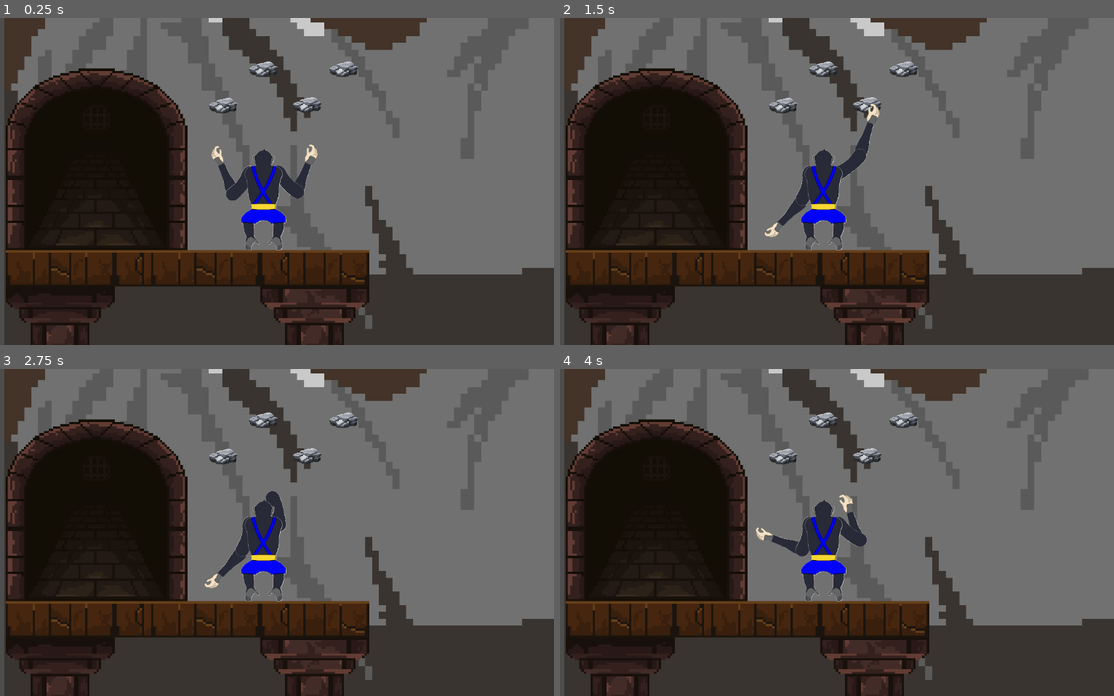
Above: before the commit, frames 1-4 (two rows, left to right).
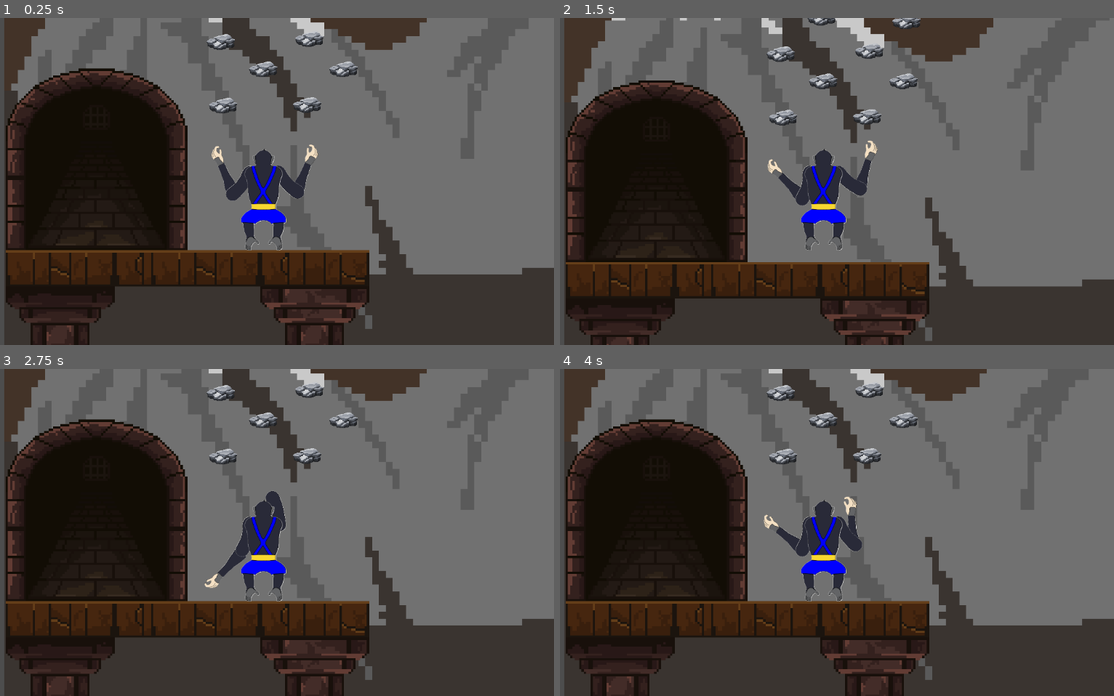
Above: after the commit, the same moments.

Repository: Igg2000/Juego_Escalada
Game: Godot game, scene res://scenes/mapa1.tscn
Same seed, same stepped clock (60 frames per second), same inputs: the game is played once before the commit and once after it.
Inputs:
- Up to frame 1 (0.25 s): no input
- Up to frame 2 (1.5 s): tap Enter at 0.5 s; hold Space (agarre_derecho, bound only after the commit) 0.53-1.28 s; hold I 0.53-1.28 s; hold S from 1.28 s (still down); tap K at 1.35 s
- Up to frame 3 (2.75 s): release S at 2.03 s; hold Space (agarre_derecho, bound only after the commit) from 2.03 s (still down); hold J from 2.03 s (still down)
- Up to frame 4 (4 s): release Space (agarre_derecho, bound only after the commit) at 2.78 s; release J at 2.78 s; hold W 2.78-3.53 s; tap L at 2.85 s; hold Shift (agarre_izquierdo, bound only after the commit) from 3.53 s (still down); hold I from 3.53 s (still down)

The runs differ from the first frame. In frame 1, 0.3% of the frame differs, in the area x 37-59%, y 4-10%; in frame 2, 16%, in the area x 1-100%, y 0-100%; in frame 3, 0.3%; in frame 4, 0.8%.

Commit message:
v0.1.1
He hecho de 0 el agarre a las piedras, implementandolas en cada uno de los brazos en lugar de en el script de la piedra, esto ha solucionado la mayoría de los bugs que ocurrían a la hora de escalar, tambien he cambiado los brazos de sprite2d a animatedsprite2d para que cambiar la textura del brazo sea mas sencillo y comodo

Diff:
--- a/project.godot
+++ b/project.godot
@@ -18,3 +18,40 @@
 [display]
 
 window/stretch/mode="viewport"
+
+[global_group]
+
+Rock=""
+
+[input]
+
+a={
+"deadzone": 0.5,
+"events": [Object(InputEventKey,"resource_local_to_scene":false,"resource_name":"","device":-1,"window_id":0,"alt_pressed":false,"shift_pressed":false,"ctrl_pressed":false,"meta_pressed":false,"pressed":false,"keycode":0,"physical_keycode":65,"key_label":0,"unicode":97,"location":0,"echo":false,"script":null)
+]
+}
+w={
+"deadzone": 0.5,
+"events": [Object(InputEventKey,"resource_local_to_scene":false,"resource_name":"","device":-1,"window_id":0,"alt_pressed":false,"shift_pressed":false,"ctrl_pressed":false,"meta_pressed":false,"pressed":false,"keycode":0,"physical_keycode":87,"key_label":0,"unicode":119,"location":0,"echo":false,"script":null)
+]
+}
+d={
+"deadzone": 0.5,
+"events": [Object(InputEventKey,"resource_local_to_scene":false,"resource_name":"","device":-1,"window_id":0,"alt_pressed":false,"shift_pressed":false,"ctrl_pressed":false,"meta_pressed":false,"pressed":false,"keycode":0,"physical_keycode":68,"key_label":0,"unicode":100,"location":0,"echo":false,"script":null)
+]
+}
+s={
+"deadzone": 0.5,
+"events": [Object(InputEventKey,"resource_local_to_scene":false,"resource_name":"","device":-1,"window_id":0,"alt_pressed":false,"shift_pressed":false,"ctrl_pressed":false,"meta_pressed":false,"pressed":false,"keycode":0,"physical_keycode":83,"key_label":0,"unicode":115,"location":0,"echo":false,"script":null)
+]
+}
+agarre_izquierdo={
+"deadzone": 0.5,
+"events": [Object(InputEventKey,"resource_local_to_scene":false,"resource_name":"","device":-1,"window_id":0,"alt_pressed":false,"shift_pressed":false,"ctrl_pressed":false,"meta_pressed":false,"pressed":false,"keycode":0,"physical_keycode":4194325,"key_label":0,"unicode":0,"location":0,"echo":false,"script":null)
+]
+}
+agarre_derecho={
+"deadzone": 0.5,
+"events": [Object(InputEventKey,"resource_local_to_scene":false,"resource_name":"","device":-1,"window_id":0,"alt_pressed":false,"shift_pressed":false,"ctrl_pressed":false,"meta_pressed":false,"pressed":false,"keycode":0,"physical_keycode":32,"key_label":0,"unicode":32,"location":0,"echo":false,"script":null)
+]
+}
--- a/scenes/jugador.tscn
+++ b/scenes/jugador.tscn
@@ -1,15 +1,45 @@
-[gd_scene load_steps=17 format=3 uid="uid://bofke32sctxnq"]
+[gd_scene load_steps=21 format=3 uid="uid://bofke32sctxnq"]
 
 [ext_resource type="Script" path="res://scripts/jugador.gd" id="1_ibhag"]
 [ext_resource type="Texture2D" uid="uid://yvakmfb0gvqd" path="res://assets/character/antebrazoDA_v2.png" id="1_lu4vh"]
 [ext_resource type="Script" path="res://scripts/mano_derecha_ik.gd" id="2_2j5uy"]
 [ext_resource type="Texture2D" uid="uid://bsqlgw6wp6vy5" path="res://assets/character/antebrazoIA_v2.png" id="2_g37r3"]
 [ext_resource type="Texture2D" uid="uid://b2ac7xhvx30ah" path="res://assets/character/brazoD.png" id="3_5343f"]
+[ext_resource type="Texture2D" uid="uid://cdr4qiff2xyyl" path="res://assets/character/antebrazoDC.png" id="3_kv5ig"]
 [ext_resource type="Script" path="res://scripts/mano_izquierda_ik.gd" id="3_swlmf"]
 [ext_resource type="Texture2D" uid="uid://v5yc8wfd0tcn" path="res://assets/character/brazoI.png" id="4_l3mph"]
+[ext_resource type="Texture2D" uid="uid://cxvgfa0bxuf04" path="res://assets/character/antebrazoIC.png" id="5_8j4u5"]
 [ext_resource type="Texture2D" uid="uid://dpn2spm04r5pg" path="res://assets/character/posNormal.png" id="5_28xov"]
 
+[sub_resource type="SpriteFrames" id="SpriteFrames_gelso"]
+animations = [{
+"frames": [{
+"duration": 1.0,
+"texture": ExtResource("1_lu4vh")
+}, {
+"duration": 1.0,
+"texture": ExtResource("3_kv5ig")
+}],
+"loop": true,
+"name": &"agarre",
+"speed": 1.0
+}]
+
 [sub_resource type="CapsuleShape2D" id="CapsuleShape2D_ep8sc"]
+
+[sub_resource type="SpriteFrames" id="SpriteFrames_nb7of"]
+animations = [{
+"frames": [{
+"duration": 1.0,
+"texture": ExtResource("2_g37r3")
+}, {
+"duration": 1.0,
+"texture": ExtResource("5_8j4u5")
+}],
+"loop": true,
+"name": &"agarre",
+"speed": 1.0
+}]
 
 [sub_resource type="CapsuleShape2D" id="CapsuleShape2D_o418e"]
 radius = 8.97632
@@ -105,11 +135,13 @@
 
 [node name="base" type="Node2D" parent="."]
 
-[node name="AntebrazoDc" type="Sprite2D" parent="base" groups=["AntebrazoDc"]]
-position = Vector2(73.061, -52.5255)
-rotation = 0.0402863
+[node name="AntebrazoDc" type="AnimatedSprite2D" parent="base" groups=["AntebrazoDc"]]
+position = Vector2(73.0603, -52.5256)
+rotation = 0.0403124
 scale = Vector2(0.349745, 0.349745)
-texture = ExtResource("1_lu4vh")
+sprite_frames = SubResource("SpriteFrames_gelso")
+animation = &"agarre"
+frame_progress = 0.241292
 
 [node name="Area2D" type="Area2D" parent="base/AntebrazoDc" groups=["AntebrazoDc"]]
 collision_layer = 2
@@ -119,11 +151,13 @@
 scale = Vector2(3.50019, 3.50019)
 shape = SubResource("CapsuleShape2D_ep8sc")
 
-[node name="AntebrazoIc" type="Sprite2D" parent="base" groups=["AntebrazoIc"]]
-position = Vector2(-70.138, -57.5363)
-rotation = 0.0093019
-scale = Vector2(0.350067, 0.350067)
-texture = ExtResource("2_g37r3")
+[node name="AntebrazoIc" type="AnimatedSprite2D" parent="base" groups=["AntebrazoIc"]]
+position = Vector2(-70.1416, -57.5358)
+rotation = 0.00948191
+scale = Vector2(0.350074, 0.350074)
+sprite_frames = SubResource("SpriteFrames_nb7of")
+animation = &"agarre"
+frame_progress = 0.508256
 
 [node name="Area2D" type="Area2D" parent="base/AntebrazoIc" groups=["AntebrazoIc"]]
 collision_layer = 2
@@ -134,15 +168,15 @@
 shape = SubResource("CapsuleShape2D_o418e")
 
 [node name="BrazoD" type="Sprite2D" parent="base"]
-position = Vector2(44.2343, -14.7115)
-rotation = 1.49705
+position = Vector2(44.1198, -14.7218)
+rotation = 1.49727
 scale = Vector2(0.349945, 0.349945)
 texture = ExtResource("3_5343f")
 
 [node name="BrazoI" type="Sprite2D" parent="base"]
-position = Vector2(-40.8333, -18.1966)
-rotation = -1.50377
-scale = Vector2(0.349953, 0.349953)
+position = Vector2(-40.9493, -18.2197)
+rotation = -1.50438
+scale = Vector2(0.349954, 0.349954)
 texture = ExtResource("4_l3mph")
 
 [node name="TorsoNormal" type="Sprite2D" parent="base"]
@@ -294,6 +328,10 @@
 position = Vector2(-44, 121)
 shape = SubResource("SegmentShape2D_837uf")
 
+[connection signal="area_entered" from="base/AntebrazoDc/Area2D" to="IK/manoDerechaIK" method="_on_area_2d_area_entered"]
+[connection signal="area_exited" from="base/AntebrazoDc/Area2D" to="IK/manoDerechaIK" method="_on_area_2d_area_exited"]
+[connection signal="area_entered" from="base/AntebrazoIc/Area2D" to="IK/manoIzquierdaIK" method="_on_area_2d_area_entered"]
+[connection signal="area_exited" from="base/AntebrazoIc/Area2D" to="IK/manoIzquierdaIK" method="_on_area_2d_area_exited"]
 [connection signal="agarrado" from="IK/manoDerechaIK" to="." method="_on_mano_derecha_ik_agarrado"]
 [connection signal="soltado" from="IK/manoDerechaIK" to="." method="_on_mano_derecha_ik_soltado"]
 [connection signal="agarrado" from="IK/manoIzquierdaIK" to="." method="_on_mano_izquierda_ik_agarrado"]
--- a/scenes/mapa1.tscn
+++ b/scenes/mapa1.tscn
@@ -588,6 +588,24 @@
 [node name="Rock4" parent="Rocas" instance=ExtResource("4_aa7cn")]
 position = Vector2(442, 193)
 
+[node name="Rock5" parent="Rocas" instance=ExtResource("4_aa7cn")]
+position = Vector2(280, 157)
+
+[node name="Rock6" parent="Rocas" instance=ExtResource("4_aa7cn")]
+position = Vector2(397, 153)
+
+[node name="Rock7" parent="Rocas" instance=ExtResource("4_aa7cn")]
+position = Vector2(446, 114)
+
+[node name="Rock8" parent="Rocas" instance=ExtResource("4_aa7cn")]
+position = Vector2(334, 109)
+
+[node name="Rock9" parent="Rocas" instance=ExtResource("4_aa7cn")]
+position = Vector2(280, 72)
+
+[node name="Rock10" parent="Rocas" instance=ExtResource("4_aa7cn")]
+position = Vector2(401, 74)
+
 [node name="Rock2" parent="Rocas" instance=ExtResource("4_aa7cn")]
 position = Vector2(283, 241)
 
--- a/scenes/rock.tscn
+++ b/scenes/rock.tscn
@@ -1,32 +1,22 @@
-[gd_scene load_steps=8 format=3 uid="uid://demgjsxt28kw7"]
+[gd_scene load_steps=3 format=3 uid="uid://demgjsxt28kw7"]
 
-[ext_resource type="Script" path="res://scripts/rock.gd" id="1_a45p0"]
 [ext_resource type="Texture2D" uid="uid://spqisw6v3po3" path="res://assets/rocas/Pixel Art Rock Pile Pack/Rock Pile - SILVER -/Rock Pile 6 - SILVER - BIG.PNG" id="1_uycm3"]
-[ext_resource type="Texture2D" uid="uid://bsqlgw6wp6vy5" path="res://assets/character/antebrazoIA_v2.png" id="2_86r8o"]
-[ext_resource type="Texture2D" uid="uid://cxvgfa0bxuf04" path="res://assets/character/antebrazoIC.png" id="3_yqu57"]
-[ext_resource type="Texture2D" uid="uid://yvakmfb0gvqd" path="res://assets/character/antebrazoDA_v2.png" id="4_8ctj6"]
-[ext_resource type="Texture2D" uid="uid://cdr4qiff2xyyl" path="res://assets/character/antebrazoDC.png" id="5_g116f"]
 
 [sub_resource type="CapsuleShape2D" id="CapsuleShape2D_ahjwx"]
 radius = 12.989
 height = 34.1357
 
-[node name="Rock" type="Node2D"]
+[node name="Rock" type="Node2D" groups=["Rock"]]
 scale = Vector2(0.5, 0.5)
-script = ExtResource("1_a45p0")
-textura_normal_BrazoIz = ExtResource("2_86r8o")
-textura_agarrado_BrazoIz = ExtResource("3_yqu57")
-textura_normal_BrazoDr = ExtResource("4_8ctj6")
-textura_agarrado_BrazoDr = ExtResource("5_g116f")
 
-[node name="img_roca" type="Sprite2D" parent="."]
+[node name="img_roca" type="Sprite2D" parent="." groups=["Rock"]]
 texture_filter = 1
 texture = ExtResource("1_uycm3")
 
-[node name="Area2D" type="Area2D" parent="."]
+[node name="Area2D" type="Area2D" parent="." groups=["Rock"]]
 collision_mask = 2
 
-[node name="CollisionShape2D" type="CollisionShape2D" parent="Area2D"]
+[node name="CollisionShape2D" type="CollisionShape2D" parent="Area2D" groups=["Rock"]]
 rotation = -1.56518
 shape = SubResource("CapsuleShape2D_ahjwx")
 
--- a/scripts/mano_derecha_ik.gd
+++ b/scripts/mano_derecha_ik.gd
@@ -5,9 +5,13 @@
 @export var return_speed: float = 1.5  # Velocidad de regreso más fluida
 @export var hang_distance: float = 150.0  # Cuánto cuelga el brazo
 
+@onready var sprite: AnimatedSprite2D
+
 var initial_position: Vector2
 var initial_rotation: float
 @export var can_move: bool = true
+var can_grab: bool = false
+
 
 signal agarrado
 signal soltado
@@ -15,8 +19,14 @@
 func _ready():
 	initial_position = position
 	initial_rotation = rotation
+	sprite = get_parent().get_parent().get_node("base/AntebrazoDc")
 
 func _process(delta):
+	if Input.is_action_just_released("agarre_derecho"):
+		sprite.frame = 0 #textura agarrado
+		set_can_move(true)
+
+
 	if !can_move:
 		return
 	else:
@@ -32,6 +42,11 @@
 			direction.x -= 1
 		elif Input.is_key_pressed(KEY_L):
 			direction.x += 1
+
+		if Input.is_action_pressed("agarre_derecho") && can_grab:
+			if sprite.frame == 0:
+				sprite.frame = 1 #textura mano abierta
+			set_can_move(false)
 
 		# Movimiento restringido con límite en X
 		var new_position = position + direction.normalized() * speed * delta
@@ -55,3 +70,13 @@
 
 
 	can_move = mover
+
+
+
+func _on_area_2d_area_entered(area: Area2D) -> void:
+	if area.is_in_group("Rock"):
+		can_grab = true
+
+func _on_area_2d_area_exited(area: Area2D) -> void:
+	if area.is_in_group("Rock"):
+		can_grab = false
--- a/scripts/mano_izquierda_ik.gd
+++ b/scripts/mano_izquierda_ik.gd
@@ -5,9 +5,13 @@
 @export var return_speed: float = 1.5  # Velocidad de regreso más fluida
 @export var hang_distance: float = 150.0  # Cuánto cuelga el brazo
 
+@onready var sprite: AnimatedSprite2D
+
 var initial_position: Vector2
 var initial_rotation: float
 @export var can_move: bool = true
+var can_grab: bool = false
+
 
 signal agarrado
 signal soltado
@@ -15,8 +19,14 @@
 func _ready():
 	initial_position = position
 	initial_rotation = rotation
+	sprite = get_parent().get_parent().get_node("base/AntebrazoIc")
 
 func _process(delta):
+
+	if Input.is_action_just_released("agarre_izquierdo"):
+		sprite.frame = 0 #textura agarrado
+		set_can_move(true)
+
 	if !can_move:
 		return
 	else:
@@ -32,6 +42,12 @@
 			direction.x -= 1
 		elif Input.is_key_pressed(KEY_D):
 			direction.x += 1
+
+		if Input.is_action_pressed("agarre_izquierdo") && can_grab:
+			if sprite.frame == 0:
+				sprite.frame = 1 #textura mano abierta
+			set_can_move(false)
+
 
 		# Movimiento restringido con límite en X
 		var new_position = position + direction.normalized() * speed * delta
@@ -54,3 +70,14 @@
 		soltado.emit()
 
 	can_move = mover
+
+
+
+func _on_area_2d_area_entered(area: Area2D) -> void:
+	if area.is_in_group("Rock"):
+		can_grab = true
+
+
+func _on_area_2d_area_exited(area: Area2D) -> void:
+	if area.is_in_group("Rock"):
+		can_grab = false
--- a/scripts/rock.gd
+++ /dev/null
@@ -1,84 +0,0 @@
-extends Node2D
-
-
-var puede_agarrarse = false
-@export var textura_normal_BrazoIz: Texture2D
-@export var textura_agarrado_BrazoIz: Texture2D
-@export var textura_normal_BrazoDr: Texture2D
-@export var textura_agarrado_BrazoDr: Texture2D
-var brazo_izquierdo: Sprite2D = null
-var brazo_derecho: Sprite2D = null
-
-func _ready():
-	if has_node("Area2D"):
-		$Area2D.connect("area_entered", Callable(self, "_on_area_entered"))
-		$Area2D.connect("area_exited", Callable(self, "_on_area_exited"))
-	else:
-		printerr("Error: No se encontró Area2D en la roca")
-
-func _on_area_entered(area):
-	if area.is_in_group("AntebrazoIc") || area.is_in_group("AntebrazoDc"):
-		if area.get_parent().is_in_group("AntebrazoIc"):
-			brazo_izquierdo = area.get_parent()
-		if area.get_parent().is_in_group("AntebrazoDc"):
-			brazo_derecho = area.get_parent()
-		puede_agarrarse = true
-
-func _on_area_exited(area):
-	if area.is_in_group("AntebrazoIc") || area.is_in_group("AntebrazoDc"):
-		puede_agarrarse = false
-		resetear_texturas()
-
-func _input(event):
-	if event is InputEventKey:
-		if event.keycode == KEY_SHIFT:  # Shift izquierdo para la mano izquierda
-			if event.pressed && puede_agarrarse:
-				cambiar_textura_agarre(true, "izquierda")
-				bloquear_movimiento("izquierda")
-			else:
-				cambiar_textura_agarre(false, "izquierda")
-				desbloquear_movimiento("izquierda")
-
-		elif event.keycode == KEY_SPACE:  # Espacio para la mano derecha
-			if event.pressed && puede_agarrarse:
-				cambiar_textura_agarre(true, "derecha")
-				bloquear_movimiento("derecha")
-			else:
-				cambiar_textura_agarre(false, "derecha")
-				desbloquear_movimiento("derecha")
-
-func cambiar_textura_agarre(agarrado: bool, lado: String):
-	if lado == "izquierda":
-		if brazo_izquierdo:
-			brazo_izquierdo.texture = textura_agarrado_BrazoIz if agarrado else textura_normal_BrazoIz
-	elif lado == "derecha":
-		if brazo_derecho:
-			brazo_derecho.texture = textura_agarrado_BrazoDr if agarrado else textura_normal_BrazoDr
-
-
-func resetear_texturas():
-	if brazo_izquierdo:
-		brazo_izquierdo.texture = textura_normal_BrazoIz
-	if brazo_derecho:
-		brazo_derecho.texture = textura_normal_BrazoDr
-
-func bloquear_movimiento(lado: String):
-	if lado == "izquierda" and brazo_izquierdo:
-		var mano_izquierda = brazo_izquierdo.get_parent().get_parent().get_node_or_null("IK/manoIzquierdaIK")
-		if mano_izquierda and mano_izquierda.has_method("set_can_move"):
-			mano_izquierda.set_can_move(false)
-
-	elif lado == "derecha" and brazo_derecho:
-		var mano_derecha = brazo_derecho.get_parent().get_parent().get_node_or_null("IK/manoDerechaIK")
-		if mano_derecha and mano_derecha.has_method("set_can_move"):
-			mano_derecha.set_can_move(false)
-
-func desbloquear_movimiento(lado: String):
-	if lado == "izquierda" and brazo_izquierdo:
-		var mano_izquierda = brazo_izquierdo.get_parent().get_parent().get_node_or_null("IK/manoIzquierdaIK")
-		if mano_izquierda and mano_izquierda.has_method("set_can_move"):
-			mano_izquierda.set_can_move(true)
-	elif lado == "derecha" and brazo_derecho:
-		var mano_derecha = brazo_derecho.get_parent().get_parent().get_node_or_null("IK/manoDerechaIK")
-		if mano_derecha and mano_derecha.has_method("set_can_move"):
-			mano_derecha.set_can_move(true)
